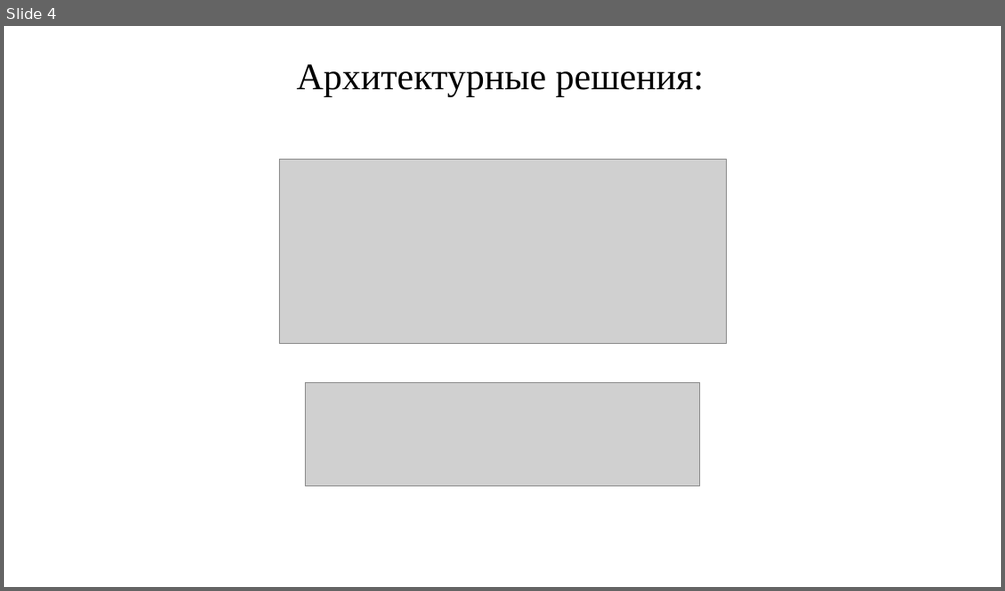
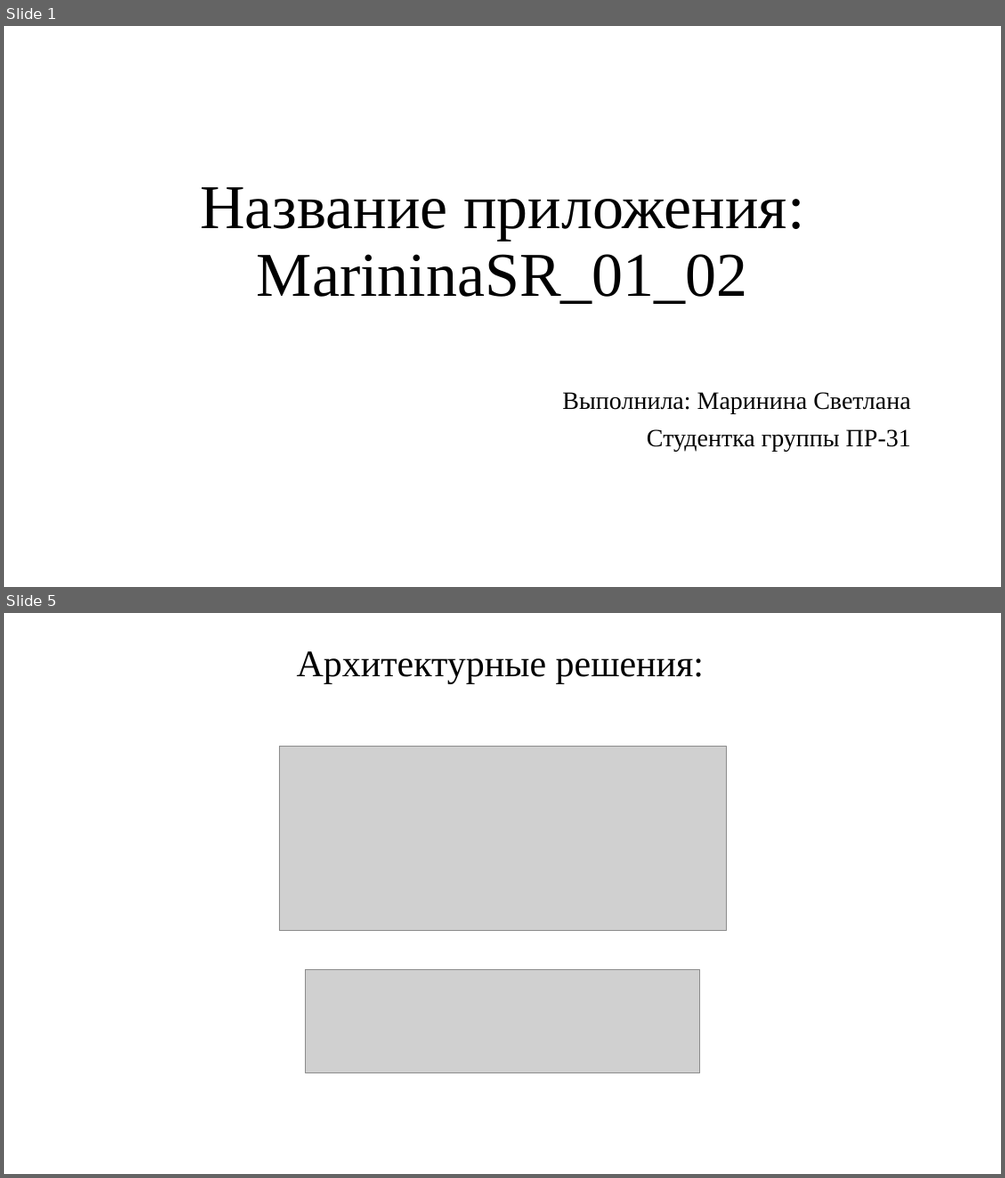
Before and after one commit to Sveta616/MarininaSR_01_02, a slide deck: MarininaSR_01_02_Публикация.pptx. Shown one above the other, each under a label of ours: slide 4 before the commit, slides 1 and 5 after it; the slides between them are not shown. The pictures are 1005x591 and 1005x1178 pixels, drawn with LibreOffice and Linux fonts; fonts in the diff are those of the drawing; grey boxes stand for pictures. Boxes give left, top, right and bottom in pixels: in the first picture for what was removed or moved away, otherwise in the second. Text is boxed around its words. In the diff, an @@ line names an element or a change of style, - is before the commit and + after.

```diff
--- a/MarininaSR_01_02_Публикация.pptx
+++ b/MarininaSR_01_02_Публикация.pptx
@@ slide 1 added at (x1=4, y1=26, x2=1001, y2=587), background #FFFFFF @@
@@ title added at (x1=200, y1=187, x2=804, y2=304), 60 pt, text #000000 @@
+Название приложения: MarininaSR_01_02
@@ subtitle added at (x1=562, y1=392, x2=911, y2=451), 24 pt, text #000000 @@
+Выполнила: Маринина Светлана
+Студентка группы ПР-31
@@ what was slide 4 is now slide 5 @@
```
Also in this commit, not shown: 3 slides changed, 1 other file.
